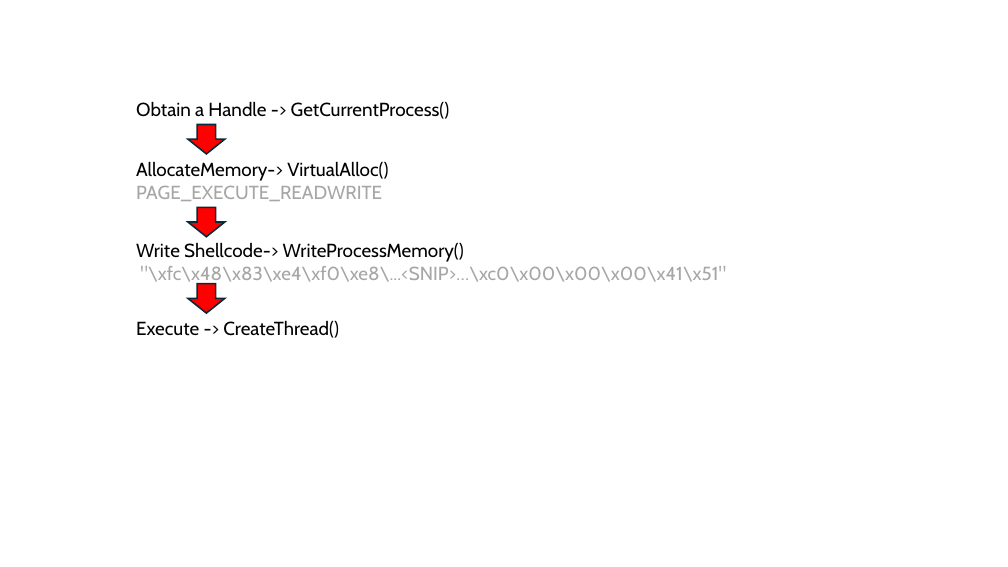
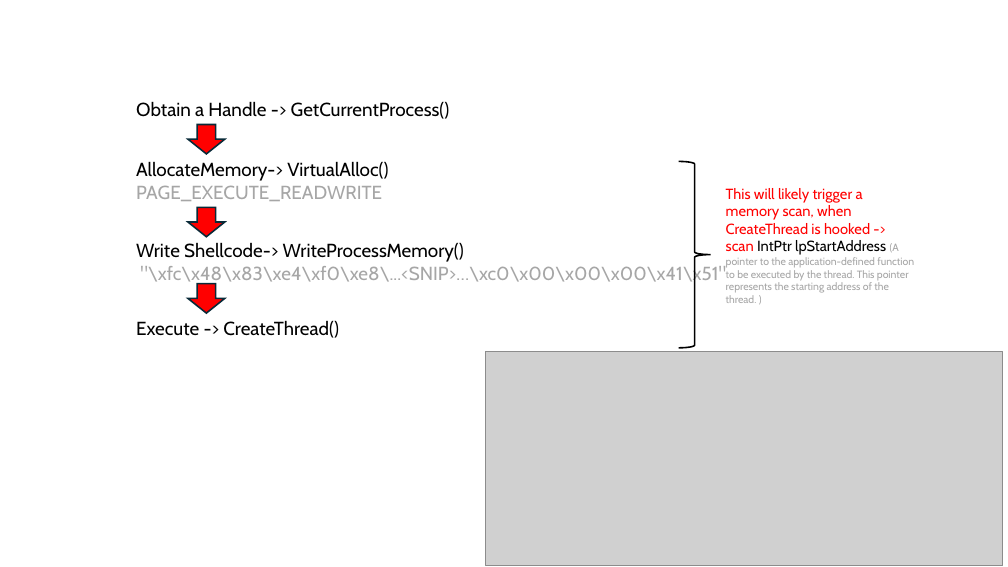
Before and after one commit to crimsoncore/thev, a slide deck: slide 7 of TH 2025.pptx. Drawn at 1008x567 pixels with LibreOffice and Linux fonts; fonts in the diff are those of the drawing; grey boxes stand for pictures. Boxes give left, top, right and bottom in pixels: in the first picture for what was removed or moved away, otherwise in the second. Text is boxed around its words. In the diff, an @@ line names an element or a change of style, - is before the commit and + after.

```diff
--- a/TH 2025.pptx
+++ b/TH 2025.pptx
@@ right brace added at (679, 162, 711, 349), outline #000000 1.5 pt @@
@@ text added at (726, 188, 914, 303), 10 pt, text #A6A6A6 @@
+This will likely trigger a memory scan, when CreateThread is hooked -> scan IntPtr lpStartAddress (A pointer to the application-defined function to be executed by the thread. This pointer represents the starting address of the thread. )
@@ picture added at (486, 352, 1003, 566) @@
```
Also in this commit, not shown: 1 other slide changed, 13 other files.
